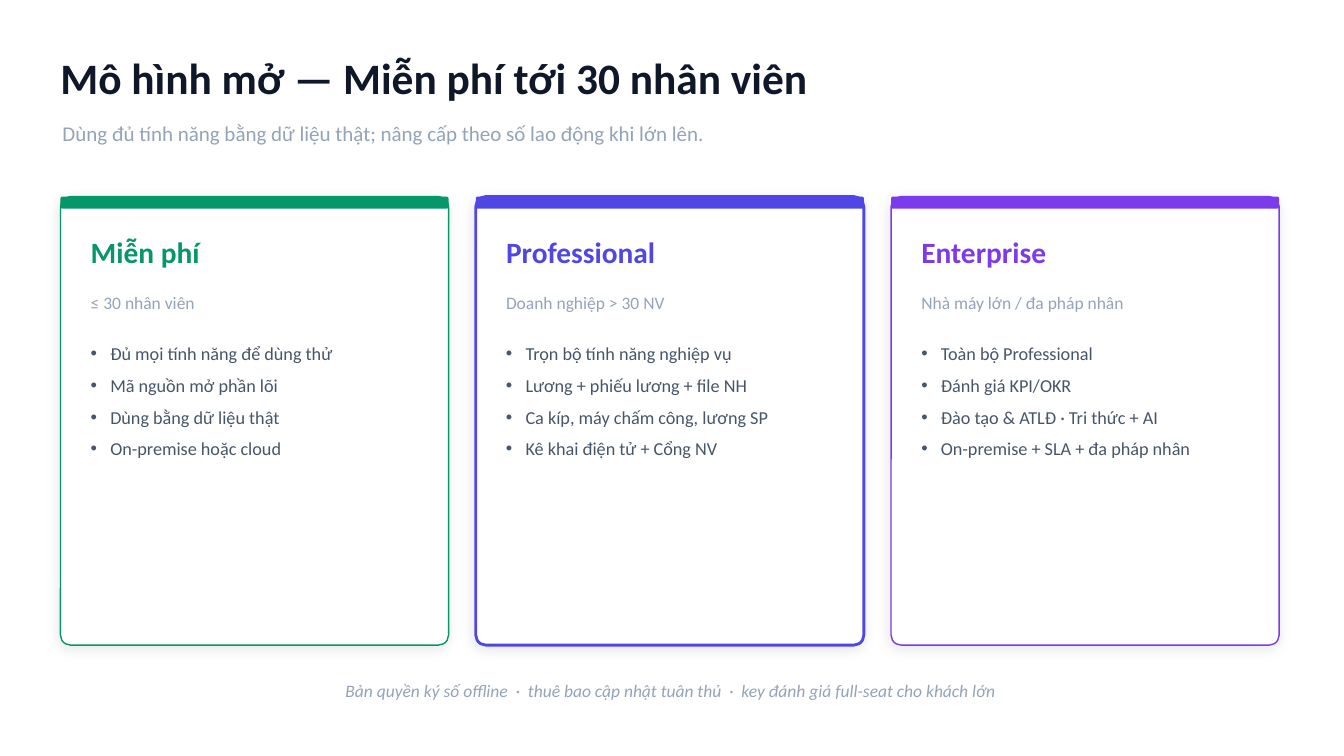
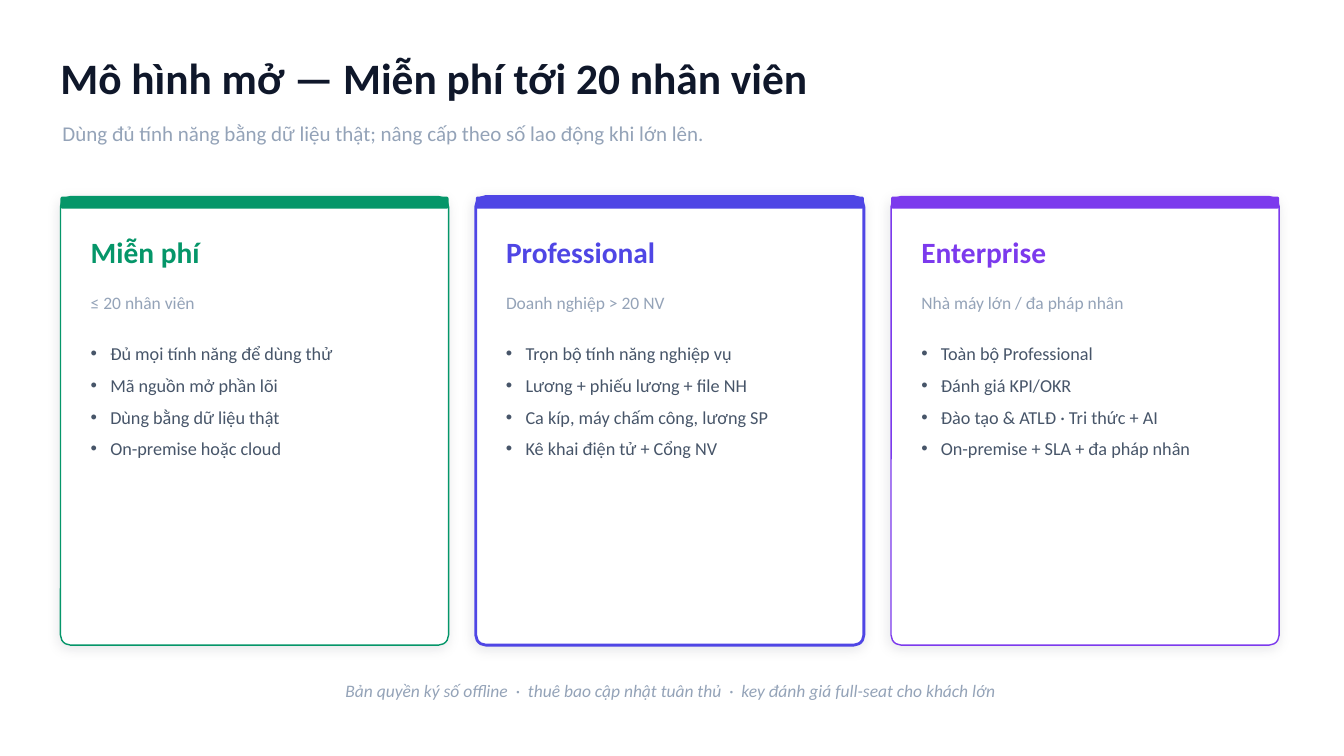
Before and after one commit to bsdinsight/sapiones-web, a slide deck: slide 8 of brand/Sapiones-pitch.pptx. Drawn at 1344x756 pixels with LibreOffice and Linux fonts; fonts in the diff are those of the drawing. Boxes give left, top, right and bottom in pixels: in the first picture for what was removed or moved away, otherwise in the second. Text is boxed around its words. In the diff, an @@ line names an element or a change of style, - is before the commit and + after.

```diff
--- a/brand/Sapiones-pitch.pptx
+++ b/brand/Sapiones-pitch.pptx
@@ text at <box>60,59,807,101</box>: text changed @@
-Mô hình mở — Miễn phí tới 30 nhân viên
+Mô hình mở — Miễn phí tới 20 nhân viên
@@ text at <box>103,297,195,309</box>: text changed @@
-≤ 30 nhân viên
+≤ 20 nhân viên
@@ text at <box>506,297,664,312</box>: text changed @@
-Doanh nghiệp > 30 NV
+Doanh nghiệp > 20 NV
```
Also in this commit, not shown: 3 other slides changed, 7 other files.
